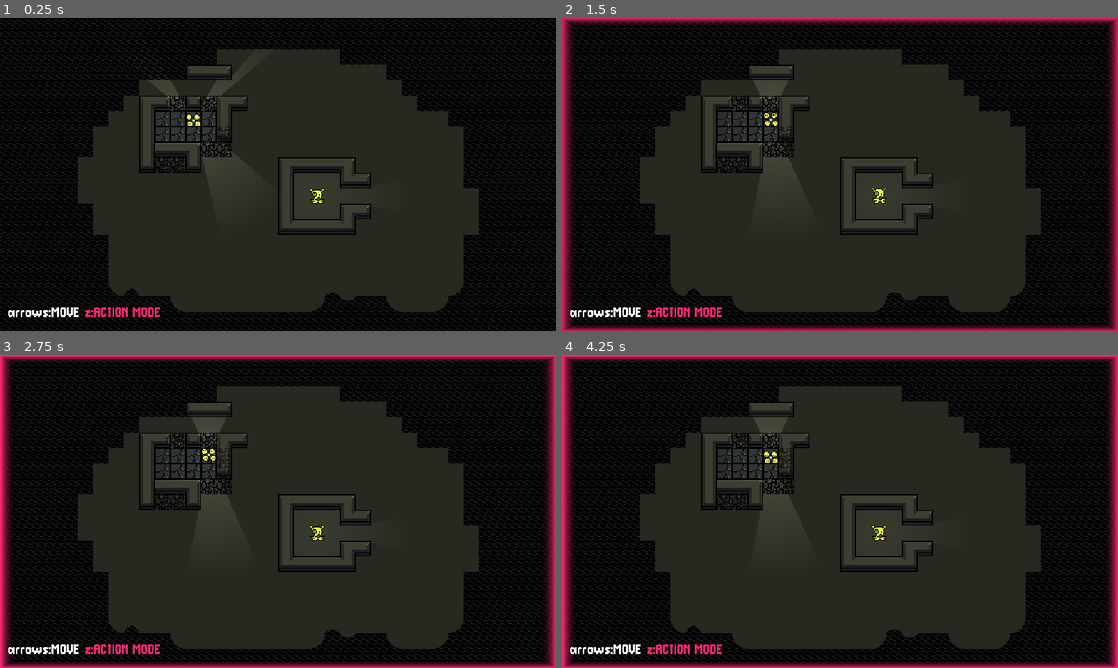
Above: before the commit, frames 1-4 (two rows, left to right).
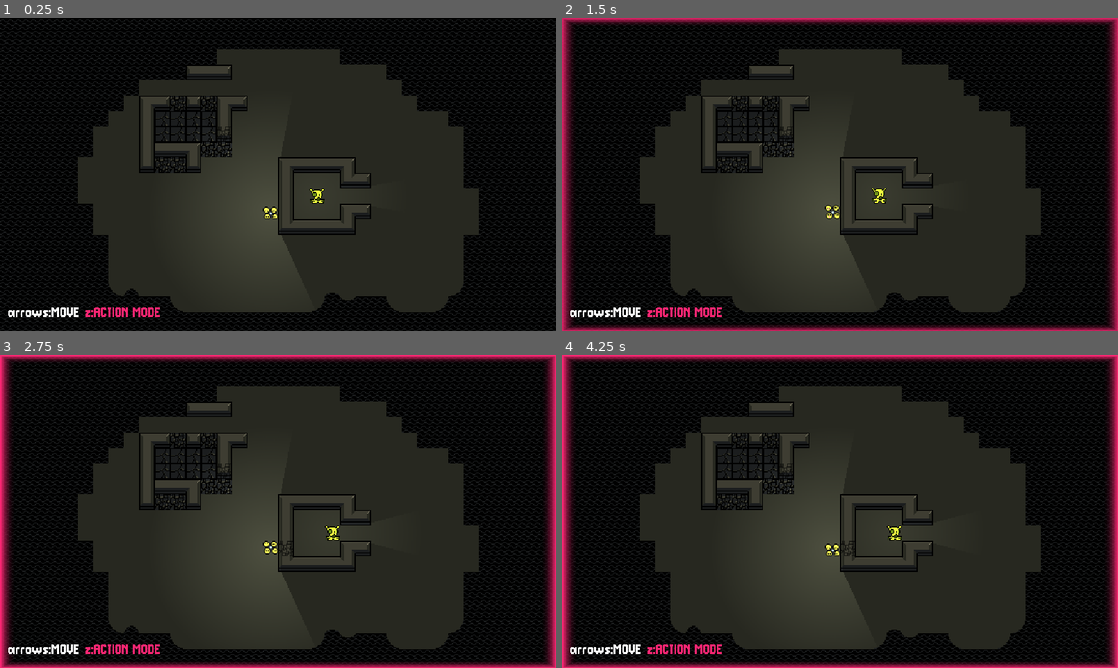
Above: after the commit, the same moments.

Repository: nuzcraft/stunning-barnacle
Game: Godot game, scene res://scenes/world.tscn
Same seed, same stepped clock (60 frames per second), same inputs: the game is played once before the commit and once after it.
Inputs:
- Up to frame 1 (0.25 s): no input
- Up to frame 2 (1.5 s): hold Right (right) 0.53-1.28 s; tap Z (action) at 0.6, 1.35 s; hold Down (down) from 1.28 s (still down)
- Up to frame 3 (2.75 s): release Down (down) at 2.03 s; hold Right (right) from 2.03 s (still down); tap Z (action) at 2.1 s
- Up to frame 4 (4.25 s): release Right (right) at 2.78 s; hold Up (up) 2.78-3.53 s; tap Z (action) at 2.85, 3.6 s; hold Left (left) from 3.53 s (still down)

The runs differ from the first frame. In frame 1, 2.6% of the frame differs, in the area x 27-53%, y 19-77%; in frame 2, 2.7%; in frame 3, 3.0%; in frame 4, 3.0%, in the area x 27-62%, y 19-77%.

Commit message:
added enemy turn

Diff:
--- a/scenes/actor/enemy.gd
+++ b/scenes/actor/enemy.gd
@@ -1,5 +1,7 @@
 extends Actor
 class_name Enemy
+
+var target: Vector2i = Vector2i.ZERO
 
 # Called when the node enters the scene tree for the first time.
 func _ready() -> void:
--- a/scenes/world.gd
+++ b/scenes/world.gd
@@ -13,44 +13,32 @@
 	SUCK
 }
 var gamestate = MOVING
+var turn_taken = false
 
 # Called when the node enters the scene tree for the first time.
 func _ready() -> void:
 	prep_astar_grid()
+	for enemy in get_tree().get_nodes_in_group("enemies"):
+		enemy.target = tile_map.local_to_map(hero.position)
 	pass # Replace with function body.
 
 # Called every frame. 'delta' is the elapsed time since the previous frame.
 func _process(delta: float) -> void:
-	match gamestate:
-		MOVING:
-			if Input.is_action_just_pressed("up"):
-				try_move(hero, Vector2(0, -1))
-			if Input.is_action_just_pressed("down"):
-				try_move(hero, Vector2(0, 1))
-			if Input.is_action_just_pressed("left"):
-				try_move(hero, Vector2(-1, 0))
-			if Input.is_action_just_pressed("right"):
-				try_move(hero, Vector2(1, 0))
-			if Input.is_action_just_pressed("action"):
-				gamestate = ACTION
-				border_gradient_alpha(1.0)
-		ACTION:
-			if Input.is_action_just_pressed("up"):
-				try_attack_wall(hero, Vector2(0, -1))
-				gamestate = MOVING
-				border_gradient_alpha(0.0)
-			if Input.is_action_just_pressed("down"):
-				try_attack_wall(hero, Vector2(0, 1))
-				gamestate = MOVING
-				border_gradient_alpha(0.0)
-			if Input.is_action_just_pressed("left"):
-				try_attack_wall(hero, Vector2(-1, 0))
-				gamestate = MOVING
-				border_gradient_alpha(0.0)
-			if Input.is_action_just_pressed("right"):
-				try_attack_wall(hero, Vector2(1, 0))
-				gamestate = MOVING
-				border_gradient_alpha(0.0)
+	if not turn_taken:
+		match gamestate:
+			MOVING:
+				hero_moving()
+			ACTION:
+				hero_action()
+	if turn_taken:
+		for enemy in get_tree().get_nodes_in_group("enemies"):
+			var path: Array[Vector2i] = astar_grid.get_id_path(tile_map.local_to_map(enemy.position), enemy.target)
+			if path.size() > 1:
+				var vector = path[1] - path[0]
+				try_move(enemy, vector)
+		for enemy in get_tree().get_nodes_in_group("enemies"):
+			enemy.target = tile_map.local_to_map(hero.position)
+		turn_taken = false
 
 func try_move(actor: Actor, vector: Vector2) -> bool:
 	var destination = actor.position + (vector * tilesize)
@@ -75,6 +63,7 @@
 	var success = tile_map.try_attack_wall(coords)
 	if success:
 		actor.bump_anim(vector)
+		astar_grid.set_point_solid(coords, not tile_map.is_coord_walkable(coords))
 	return success
 
 func prep_astar_grid() -> void:
@@ -86,3 +75,34 @@
 		for y in astar_grid.region.end.y:
 			if not tile_map.is_coord_walkable(Vector2(x, y)):
 				astar_grid.set_point_solid(Vector2(x, y))
+
+func hero_moving():
+	if Input.is_action_just_pressed("up"):
+		turn_taken = try_move(hero, Vector2(0, -1))
+	if Input.is_action_just_pressed("down"):
+		turn_taken = try_move(hero, Vector2(0, 1))
+	if Input.is_action_just_pressed("left"):
+		turn_taken = try_move(hero, Vector2(-1, 0))
+	if Input.is_action_just_pressed("right"):
+		turn_taken = try_move(hero, Vector2(1, 0))
+	if Input.is_action_just_pressed("action"):
+		gamestate = ACTION
+		border_gradient_alpha(1.0)
+
+func hero_action():
+	if Input.is_action_just_pressed("up"):
+		turn_taken = try_attack_wall(hero, Vector2(0, -1))
+		gamestate = MOVING
+		border_gradient_alpha(0.0)
+	if Input.is_action_just_pressed("down"):
+		turn_taken = try_attack_wall(hero, Vector2(0, 1))
+		gamestate = MOVING
+		border_gradient_alpha(0.0)
+	if Input.is_action_just_pressed("left"):
+		turn_taken = try_attack_wall(hero, Vector2(-1, 0))
+		gamestate = MOVING
+		border_gradient_alpha(0.0)
+	if Input.is_action_just_pressed("right"):
+		turn_taken = try_attack_wall(hero, Vector2(1, 0))
+		gamestate = MOVING
+		border_gradient_alpha(0.0)
--- a/scenes/world.tscn
+++ b/scenes/world.tscn
@@ -264,7 +264,7 @@
 script = ExtResource("5_6mopx")
 
 [node name="Hero" parent="." instance=ExtResource("5_g5gmo")]
-position = Vector2(200, 104)
+position = Vector2(280, 200)
 
 [node name="Enemy" parent="." instance=ExtResource("7_hy4x3")]
 position = Vector2(328, 184)
Not shown, added: screenshots/003_enemy_turn.gif
